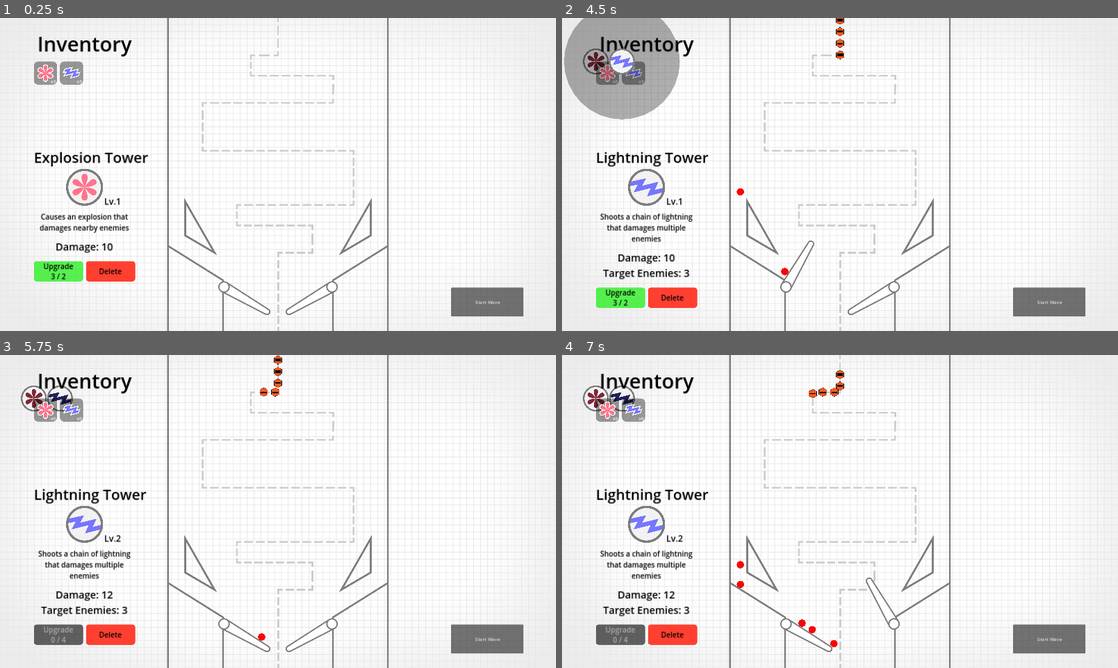
Above: before the commit, frames 1-4 (two rows, left to right).
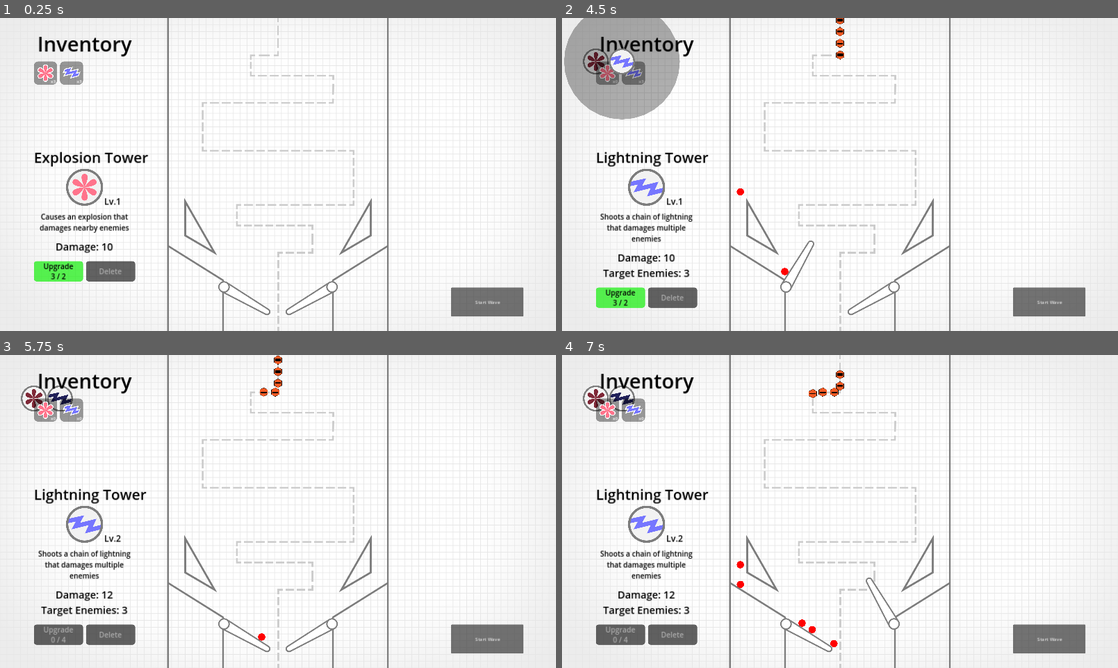
Above: after the commit, the same moments.

Repository: cxhuy/ptd
Game: Godot game, scene res://scenes/game.tscn
Same seed, same stepped clock (60 frames per second), same inputs: the game is played once before the commit and once after it.
Inputs (mouse positions are in pixels of both pictures, inside the frame that each line leads up to):
- Up to frame 1 (0.25 s): no input
- Up to frame 2 (4.5 s): click "Upgrade 3 / 2" at 0.5 s; click "Start Wave" at 1.25 s; click "Start Wave" at 2 s; tap Enter at 2.75 s; move the mouse to (606, 74) at 2.77 s; hold / (rightFlip) 2.78-3.5 s; hold Space (addBall) 2.78-3.5 s; click (606, 74) at 2.92 s; click (595, 61) at 3.52 s; move the mouse to (634, 74) at 4.27 s; hold Z (leftFlip) from 4.28 s (still down); tap Space (addBall) at 4.35 s; click (634, 74) at 4.42 s
- Up to frame 3 (5.75 s): release Z (leftFlip) at 5 s; click "Upgrade 2 / 2" at 5 s
- Up to frame 4 (7 s): move the mouse to (895, 442) at 5.77 s; hold Space (addBall) 5.78-6.53 s; hold / (rightFlip) from 5.78 s (still down); click (895, 442) at 5.92 s; move the mouse to (812, 574) at 6.52 s; tap Space (addBall) at 6.6 s; click (812, 574) at 6.67 s

The runs differ from the first frame. In frame 1, 0.6% of the frame differs, in the area x 15-25%, y 77-85%; in frame 2, 0.6%; in frame 3, 0.6%; in frame 4, 0.6%.

Commit message:
feat: link tower to ui

Diff:
--- /dev/null
+++ b/scenes/tower/show_on_ui_button.tscn
@@ -0,0 +1,20 @@
+[gd_scene load_steps=2 format=3 uid="uid://cfafs05c60ign"]
+
+[sub_resource type="StyleBoxFlat" id="StyleBoxFlat_frbt2"]
+bg_color = Color(0.6, 0.6, 0.6, 0)
+corner_radius_top_left = 45
+corner_radius_top_right = 45
+corner_radius_bottom_right = 45
+corner_radius_bottom_left = 45
+
+[node name="ShowOnUIButton" type="Button"]
+offset_left = -45.0
+offset_top = -45.0
+offset_right = 45.0
+offset_bottom = 45.0
+focus_mode = 0
+theme_override_styles/normal = SubResource("StyleBoxFlat_frbt2")
+theme_override_styles/hover = SubResource("StyleBoxFlat_frbt2")
+theme_override_styles/pressed = SubResource("StyleBoxFlat_frbt2")
+theme_override_styles/disabled = SubResource("StyleBoxFlat_frbt2")
+theme_override_styles/focus = SubResource("StyleBoxFlat_frbt2")
--- a/scenes/tower/tower1/tower1.tscn
+++ b/scenes/tower/tower1/tower1.tscn
@@ -1,8 +1,9 @@
-[gd_scene load_steps=7 format=3 uid="uid://cd35e8o254y55"]
+[gd_scene load_steps=8 format=3 uid="uid://cd35e8o254y55"]
 
 [ext_resource type="Script" path="res://scripts/tower/tower1/tower1.gd" id="1_by5fh"]
 [ext_resource type="Texture2D" uid="uid://cjwuho37icpiv" path="res://sprites/towers/tower1/tower1_off.svg" id="1_yfsca"]
 [ext_resource type="Texture2D" uid="uid://b7tds42tkkpcm" path="res://sprites/towers/tower1/tower1_on.svg" id="2_vm1s7"]
+[ext_resource type="PackedScene" uid="uid://cfafs05c60ign" path="res://scenes/tower/show_on_ui_button.tscn" id="4_urilb"]
 
 [sub_resource type="CircleShape2D" id="CircleShape2D_bxqam"]
 radius = 128.0
@@ -63,4 +64,7 @@
 offset_bottom = 128.0
 theme_override_styles/panel = SubResource("StyleBoxFlat_io0e8")
 
+[node name="ShowOnUIButton" parent="." instance=ExtResource("4_urilb")]
+
 [connection signal="body_entered" from="Base" to="." method="_on_base_body_entered"]
+[connection signal="pressed" from="ShowOnUIButton" to="." method="_on_show_on_ui_button_pressed"]
--- a/scripts/tower/tower1/tower1.gd
+++ b/scripts/tower/tower1/tower1.gd
@@ -27,3 +27,7 @@
 		tween = create_tween().set_trans(Tween.TRANS_CIRC)
 		tween.tween_property(anim, "scale", Vector2(0.35, 0.35), 0.28)
 		await get_tree().create_timer(0.2).timeout
+
+
+func _on_show_on_ui_button_pressed():
+	get_tree().get_root().get_node("Game/UI").updateTowerData(1, self)
--- a/scripts/ui.gd
+++ b/scripts/ui.gd
@@ -16,7 +16,7 @@
 	updateTowerData(1)
 
 
-func updateTowerData(towerId: int):
+func updateTowerData(towerId: int, towerToDelete = null):
 	currentTowerId = towerId
 	var towerData: Dictionary =  Data.towerData[towerId]
 	$Panel/Inventory.get_child(currentTowerId).get_node("TowerQuantity").text = "x" + str(towerData["quantity"])
@@ -47,6 +47,11 @@
 	else:
 		$Panel/TowerData/Buttons/UpgradeButton.disabled = false
 
+	if towerToDelete == null:
+		$Panel/TowerData/Buttons/DeleteButton.disabled = true
+	else:
+		$Panel/TowerData/Buttons/DeleteButton.disabled = false
+
 
 func _on_upgrade_button_pressed():
 	var towerData: Dictionary =  Data.towerData[currentTowerId]
